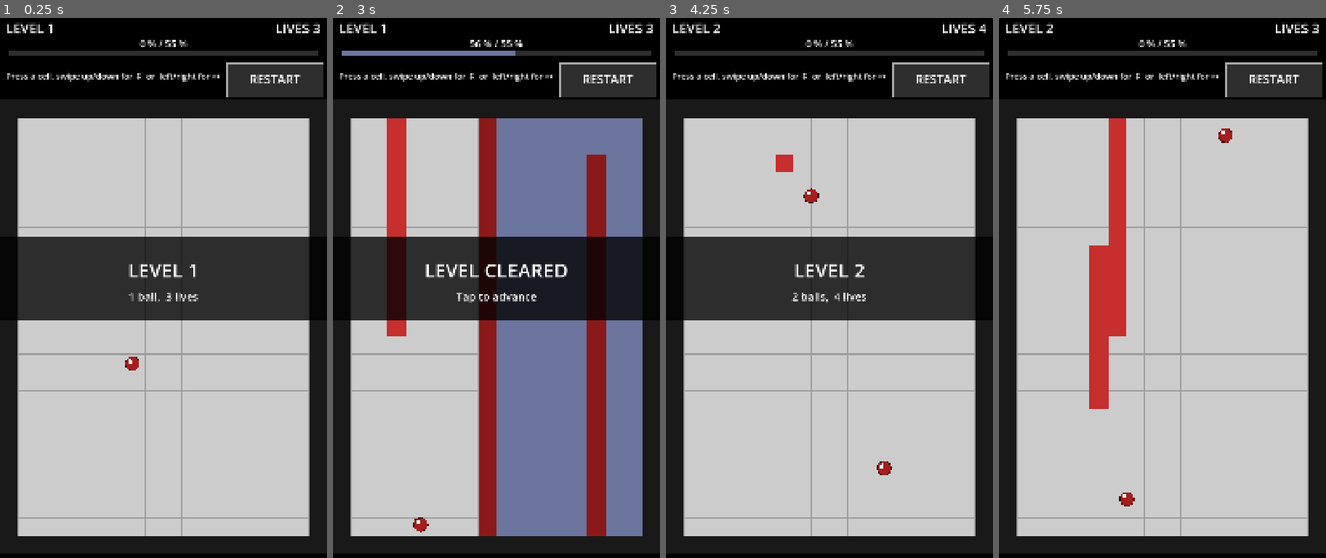
Above: before the commit, frames 1-4 (left to right).
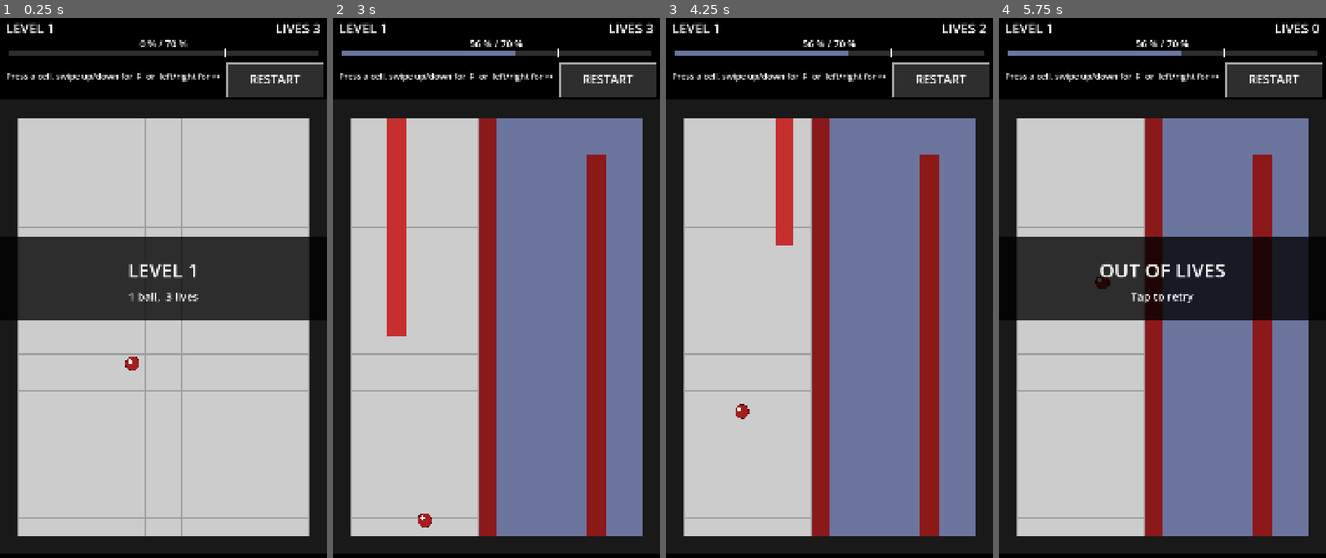
Above: after the commit, the same moments.

Repository: Matswm86/jezzball
Game: Godot game, scene res://scenes/Game.tscn
Two runs of this game, one before a commit and one after it. Both use one fixed random seed, a clock stepped at 60 frames per second and the inputs below.
Inputs (mouse positions are in pixels of both pictures, inside the frame that each line leads up to):
- Up to frame 1 (0.25 s): no input
- Up to frame 2 (3 s): tap A every 0.75 s from 0.5 to 2.75 s; move the mouse to (480, 417) at 0.52 s; click (480, 417) at 0.67 s; move the mouse to (594, 390) at 1.27 s; click (594, 390) at 1.42 s; move the mouse to (398, 217) at 2.02 s; click (398, 217) at 2.17 s; move the mouse to (512, 304) at 2.77 s; click (512, 304) at 2.92 s
- Up to frame 3 (4.25 s): tap A at 3.5 s; move the mouse to (780, 158) at 3.52 s; click (780, 158) at 3.67 s
- Up to frame 4 (5.75 s): tap A at 4.25 s; move the mouse to (1234, 271) at 4.27 s; click (1234, 271) at 4.42 s; move the mouse to (1097, 331) at 5.02 s; click (1097, 331) at 5.17 s

The runs differ from the first frame. In frame 1, less than 0.1% of the frame differs, in the area x 50-70%, y 4-8%; in frame 2, 14%; in frame 3, 47%; in frame 4, 48%, in the area x 2-98%, y 0-96%.

Commit message:
v0.13: bump TARGET 55% → 70% per user request
Co-Authored-By: Claude Opus 4.7 (1M context) <noreply@anthropic.com>

Diff:
--- a/scripts/Game.gd
+++ b/scripts/Game.gd
@@ -37,7 +37,7 @@
 const BALL_RADIUS := 22.0
 const BALL_SPEED := 380.0
 const WALL_SPEED := 9.0
-const TARGET := 0.55
+const TARGET := 0.70
 const MAX_LEVEL := 50
 
 enum CellState { EMPTY, BORDER, WALL, BUILDING, CAPTURED }
